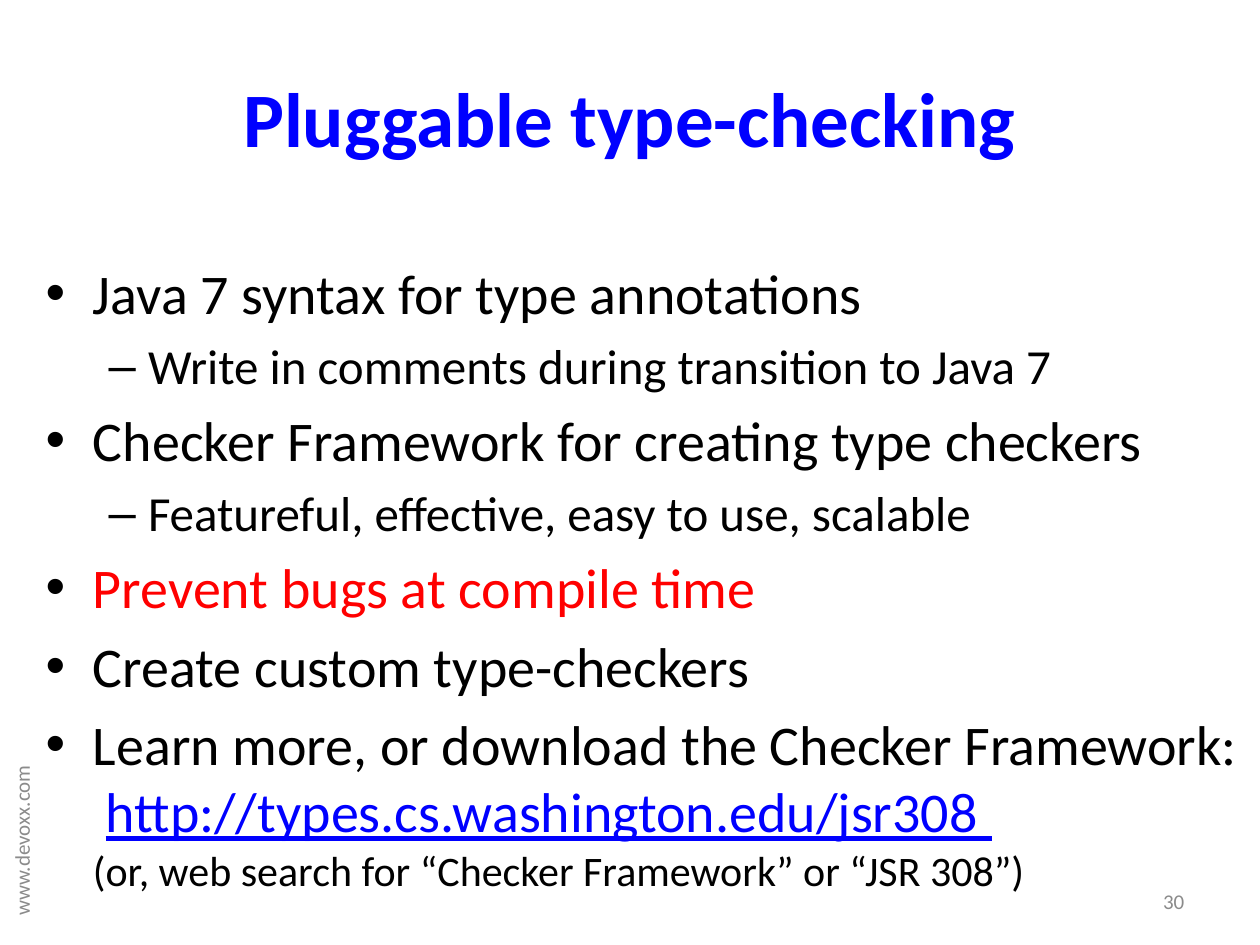
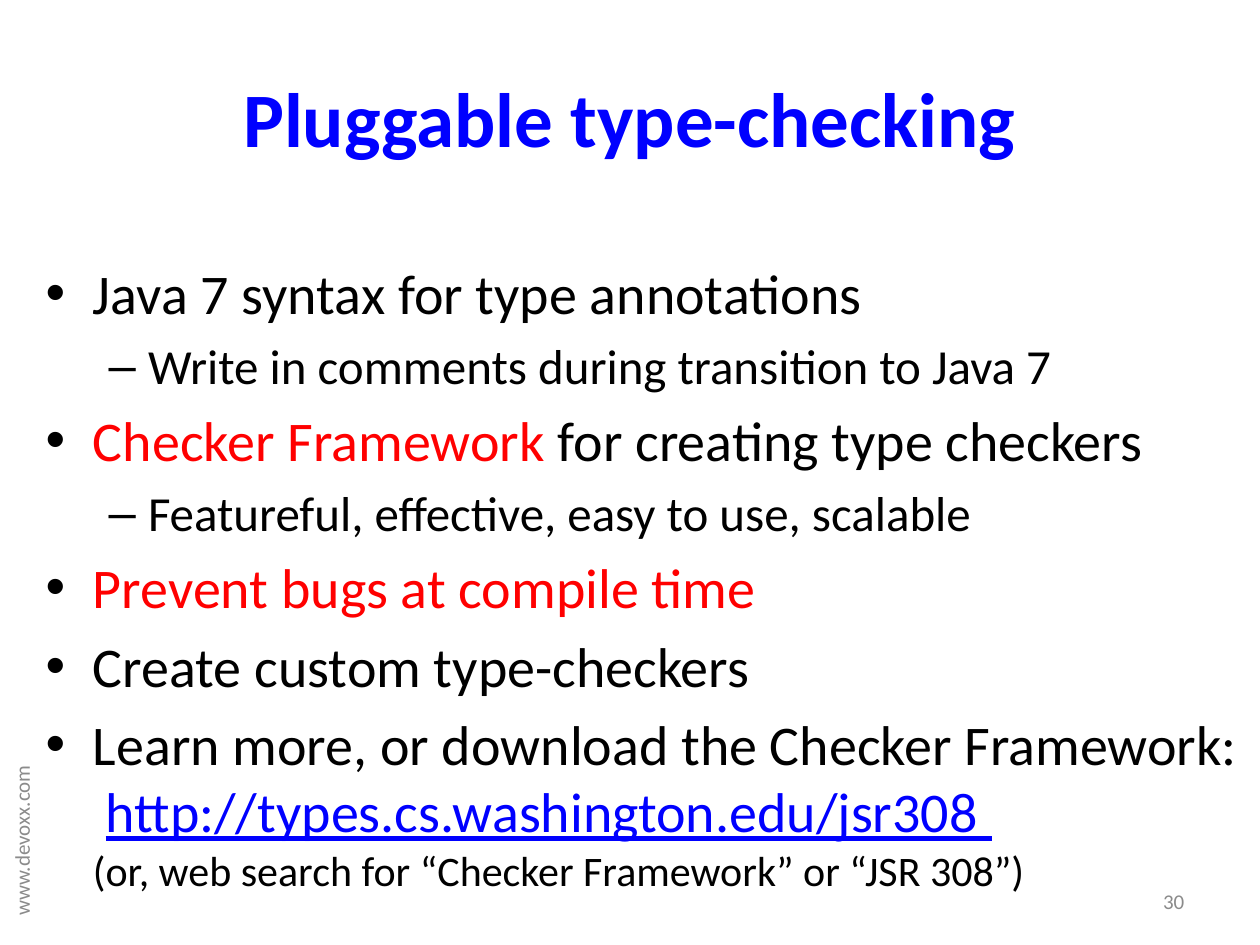
Before and after one commit to reprogrammer/checker-framework, a slide deck: slide 30 of demos/nonnull-interned-demo/checkers-demo-200911-devoxx.pptx. Drawn at 1260x945 pixels with LibreOffice and Linux fonts; fonts in the diff are those of the drawing. Boxes give left, top, right and bottom in pixels: in the first picture for what was removed or moved away, otherwise in the second. Text is boxed around its words. In the diff, an @@ line names an element or a change of style, - is before the commit and + after.

```diff
--- a/demos/nonnull-interned-demo/checkers-demo-200911-devoxx.pptx
+++ b/demos/nonnull-interned-demo/checkers-demo-200911-devoxx.pptx
@@ text at <box>93,422,1143,471</box>: text colour #000000 to #FF0000 in "Checker Framework" @@
```
Also in this commit, not shown: 9 other slides changed.
